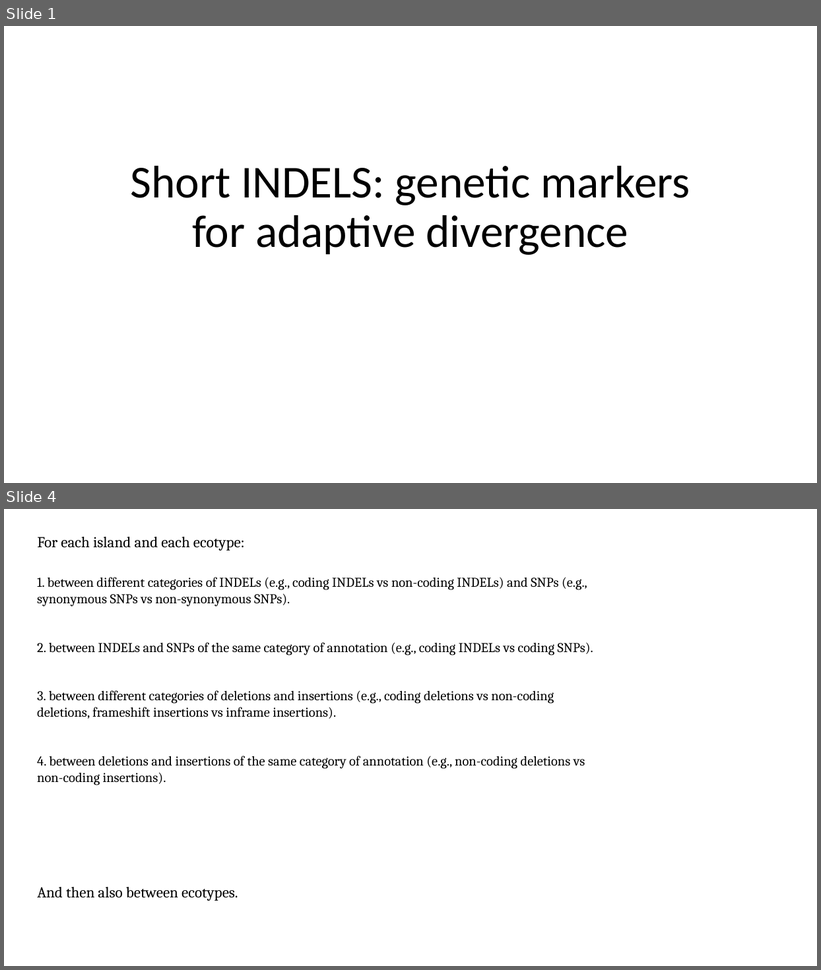
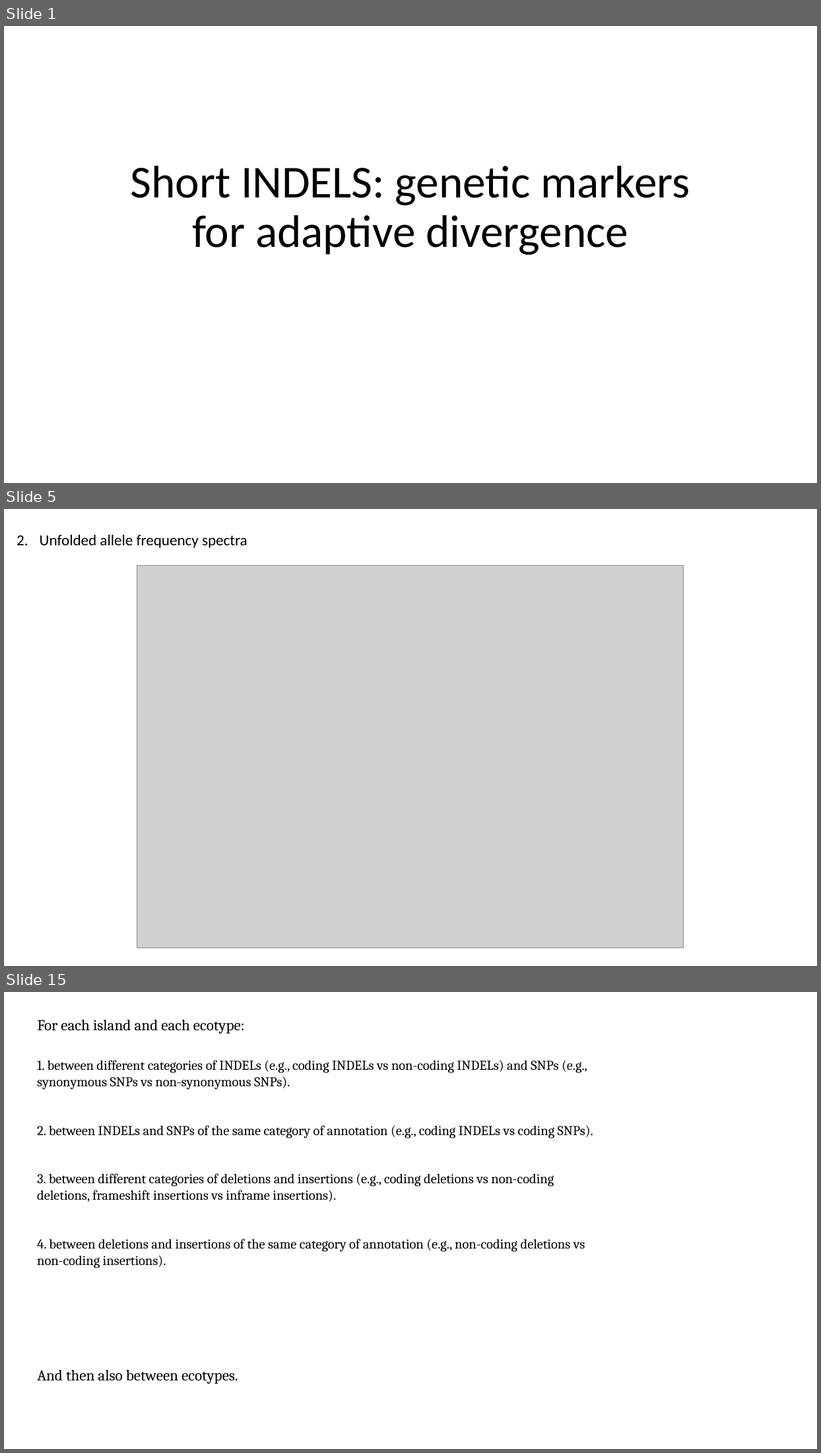
Before and after one commit to sam0per/Littorina_saxatilis_short_variants, a slide deck: short_genetic_variants/docs/short_indels_v05.pptx. Shown one above the other, each under a label of ours: slides 1 and 4 before the commit, slides 1, 5 and 15 after it; the slides between them are not shown. The pictures are 821x970 and 821x1453 pixels, drawn with LibreOffice and Linux fonts; fonts in the diff are those of the drawing; grey boxes stand for pictures. Boxes give left, top, right and bottom in pixels: in the first picture for what was removed or moved away, otherwise in the second. Text is boxed around its words. In the diff, an @@ line names an element or a change of style, - is before the commit and + after.

```diff
--- a/short_genetic_variants/docs/short_indels_v05.pptx
+++ b/short_genetic_variants/docs/short_indels_v05.pptx
@@ slide 5 added at (4, 509, 817, 966), background #FFFFFF @@
@@ text added at (40, 535, 248, 548), 18 pt, text #000000 @@
+2. Unfolded allele frequency spectra
@@ picture added at (137, 566, 684, 948) @@
@@ what was slide 4 is now slide 15 @@
```
Also in this commit, not shown: 2 slides changed, 10 other slides added, 13 slides removed, 8 other files.
